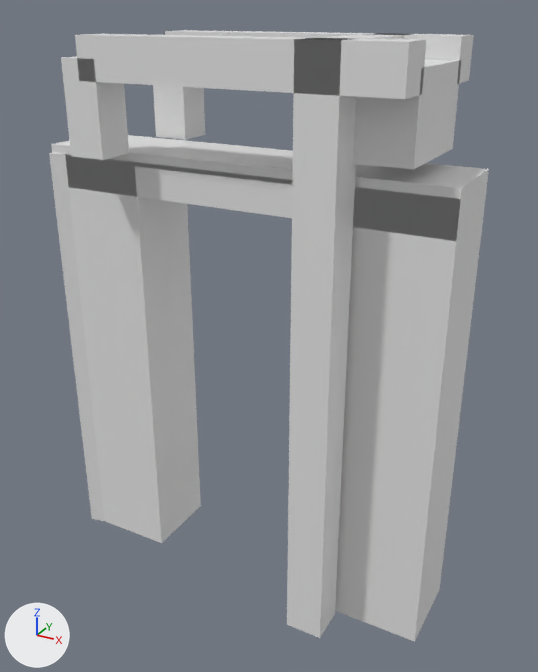
Renders of the glTF model models/voorburg/voorburg-brug-d4c457d1/voorburg-brug-d4c457d1.glb from each side of a commit.
Rendered twice from a camera (50 mm lens) standing at (8.45, -14.56, 3.98) and looking at (0.36, 0.14, -3.38). The axes (+X, +Y, +Z) are drawn at lower left. The lights are the same throughout. The older version comes first.

The scene before the commit, as lines of its bpy script (objects in view):
```python
ob_building_balans = bpy.data.objects.new('building:balans', me_balans)
ob_building_balans.location = (0.0, 0.0, 0.0)
ob_building_balans_2 = bpy.data.objects.new('building:balans 2', me_balans_2)
ob_building_balans_2.location = (0.0, 0.0, 0.0)
ob_building_contragewicht = bpy.data.objects.new('building:contragewicht', me_contragewicht)
ob_building_contragewicht.location = (0.0, 0.0, 0.0)
ob_building_hamei_2 = bpy.data.objects.new('building:hamei 2', me_hamei_2)
ob_building_hamei_2.location = (0.0, 0.0, 0.0)
ob_building_hangstang = bpy.data.objects.new('building:hangstang', me_hangstang)
ob_building_hangstang.location = (0.0, 0.0, 0.0)
ob_building_hangstang_2 = bpy.data.objects.new('building:hangstang 2', me_hangstang_2)
ob_building_hangstang_2.location = (0.0, 0.0, 0.0)
ob_building_portaal = bpy.data.objects.new('building:portaal', me_portaal)
ob_building_portaal.location = (0.0, 0.0, 0.0)
ob_road_landhoofd__aangenomen = bpy.data.objects.new('road:landhoofd (aangenomen)', me_landhoofd__aangenomen)
ob_road_landhoofd__aangenomen.location = (0.0, 0.0, 0.0)
# also in view: 'road:voetpad' at (0.0, 0.0, 0.83); 'road:landhoofd (aangenomen) 2' at (3.75, 0.0, -4.61); 'road:dek' at (0.0, 0.0, 0.38)
```
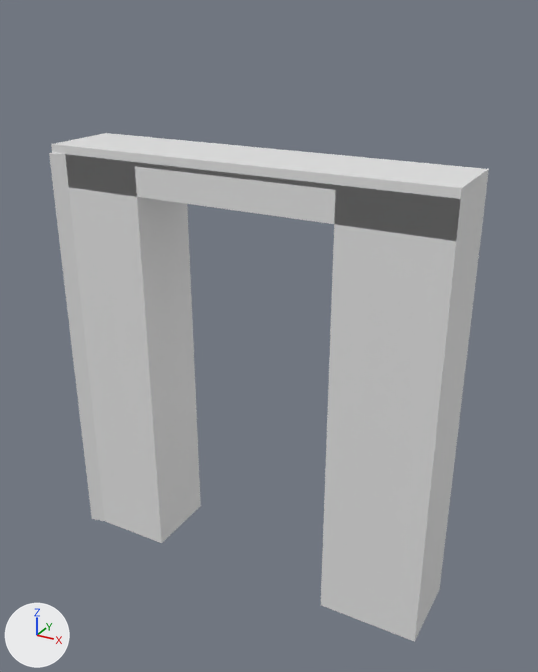
Diff of the bpy script that builds the scene:
```diff
--- a/models/voorburg/voorburg-brug-d4c457d1/voorburg-brug-d4c457d1.glb.py
+++ b/models/voorburg/voorburg-brug-d4c457d1/voorburg-brug-d4c457d1.glb.py
@@ ob_building_hamei_2 @@
-ob_building_hamei_2 = bpy.data.objects.new('building:hamei 2', me_hamei_2)
-ob_building_hamei_2.location = (0.0, 0.0, 0.0)
@@ ob_building_portaal @@
-ob_building_portaal = bpy.data.objects.new('building:portaal', me_portaal)
-ob_building_portaal.location = (0.0, 0.0, 0.0)
@@ ob_building_balans @@
-ob_building_balans = bpy.data.objects.new('building:balans', me_balans)
-ob_building_balans.location = (0.0, 0.0, 0.0)
@@ ob_building_hangstang @@
-ob_building_hangstang = bpy.data.objects.new('building:hangstang', me_hangstang)
-ob_building_hangstang.location = (0.0, 0.0, 0.0)
@@ ob_building_balans_2 @@
-ob_building_balans_2 = bpy.data.objects.new('building:balans 2', me_balans_2)
-ob_building_balans_2.location = (0.0, 0.0, 0.0)
@@ ob_building_hangstang_2 @@
-ob_building_hangstang_2 = bpy.data.objects.new('building:hangstang 2', me_hangstang_2)
-ob_building_hangstang_2.location = (0.0, 0.0, 0.0)
@@ ob_building_contragewicht @@
-ob_building_contragewicht = bpy.data.objects.new('building:contragewicht', me_contragewicht)
-ob_building_contragewicht.location = (0.0, 0.0, 0.0)
```

What differs and where, as boxes [x1, y1, x2, y2] in the pictures (538 x 672 px):
'building:hamei 2', deleted: before [287, 38, 356, 638]
'building:balans 2', deleted: before [75, 34, 426, 99]
'building:contragewicht', deleted: before [353, 59, 461, 169]
'building:hangstang 2', deleted: before [61, 56, 129, 160]
'building:hangstang', deleted: before [153, 85, 205, 140]
'building:balans', deleted: before [165, 30, 474, 84]
'building:portaal', deleted: before [306, 34, 408, 39]
